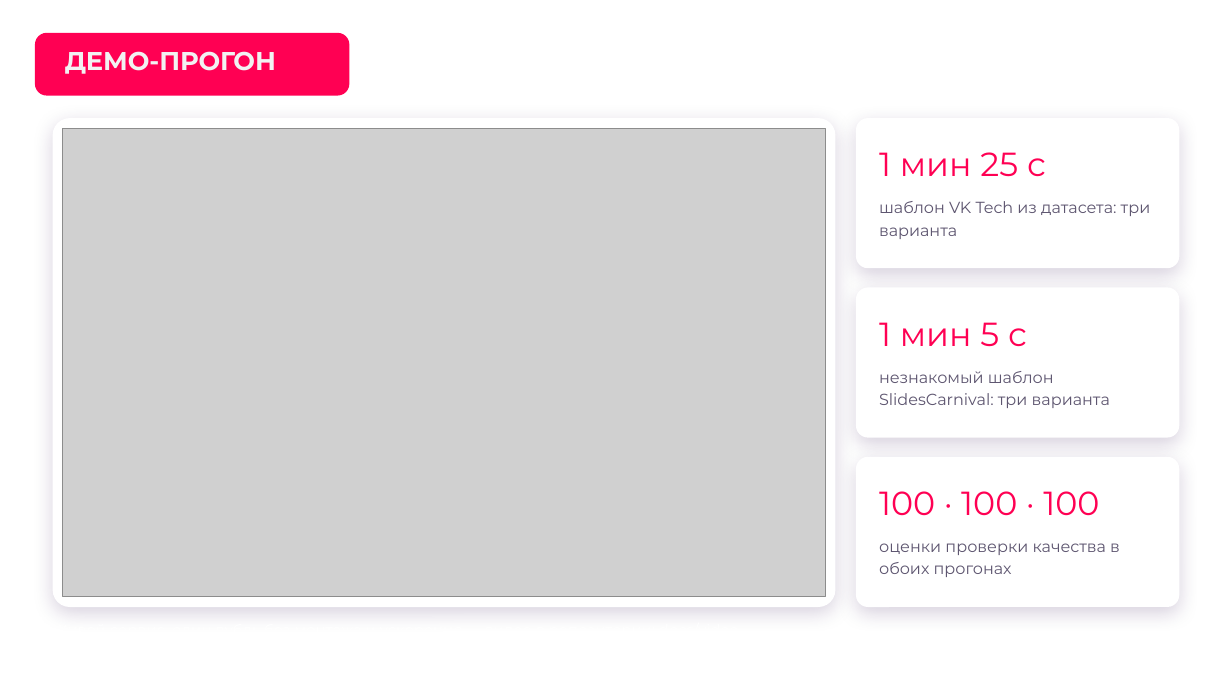
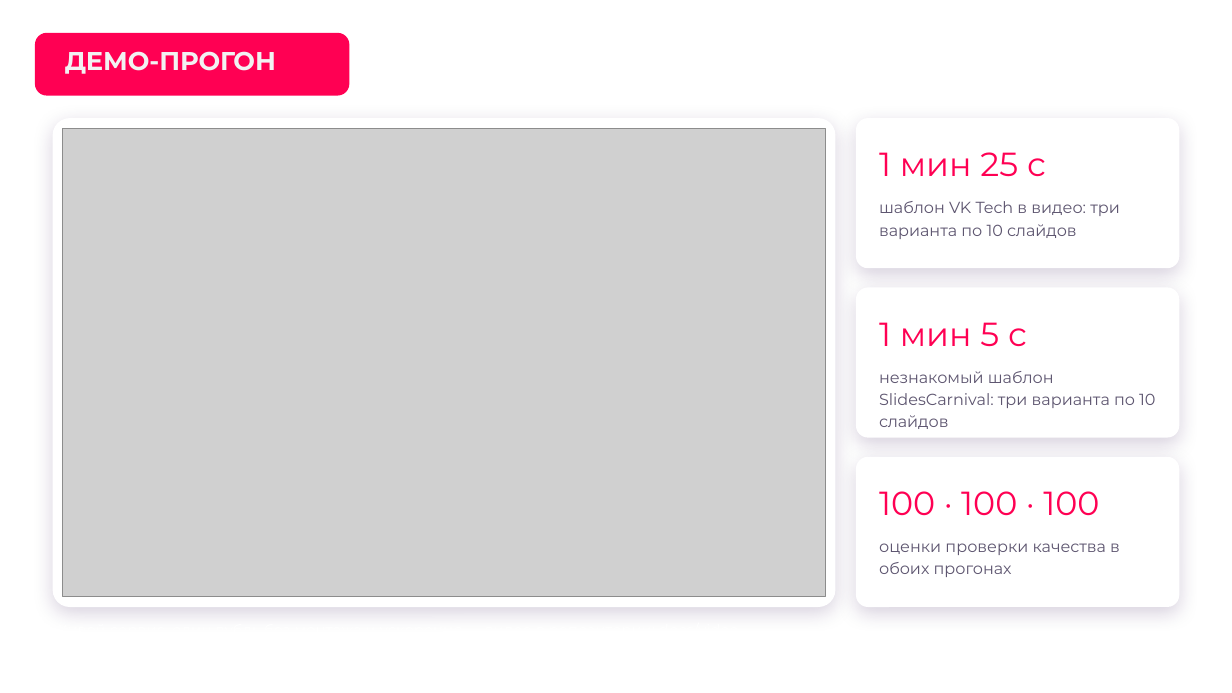
Before and after one commit to hl0pch1k/verstka, a slide deck: slide 9 of docs/presentation/verstka-pitch.pptx. Drawn at 1232x693 pixels with LibreOffice and Linux fonts; fonts in the diff are those of the drawing; grey boxes stand for pictures; background and template pictures are left out. Boxes give left, top, right and bottom in pixels: in the first picture for what was removed or moved away, otherwise in the second. Text is boxed around its words. In the diff, an @@ line names an element or a change of style, - is before the commit and + after.

Commit message:
Презентация проекта после независимой проверки вёрстки
- все поля и отступы по одной сетке, номера страниц на одном месте и видны на тёмных слайдах
- «Результат»: сетка девяти презентаций на слайде, где варианты заметно отличаются
- согласованы цифры: время прогонов из видео и демо-презентаций подписано отдельно
- счётчик тестов в README: 2 035

```diff
--- a/docs/presentation/verstka-pitch.pptx
+++ b/docs/presentation/verstka-pitch.pptx
@@ text at box(879, 201, 1120, 239): text changed @@
-шаблон VK Tech из датасета: три варианта
+шаблон VK Tech в видео: три варианта по 10 слайдов
@@ text at box(879, 371, 1155, 429): text changed @@
-незнакомый шаблон SlidesCarnival: три варианта
+незнакомый шаблон SlidesCarnival: три варианта по 10 слайдов
```
Also in this commit, not shown: 10 other slides changed, 1 other file.
